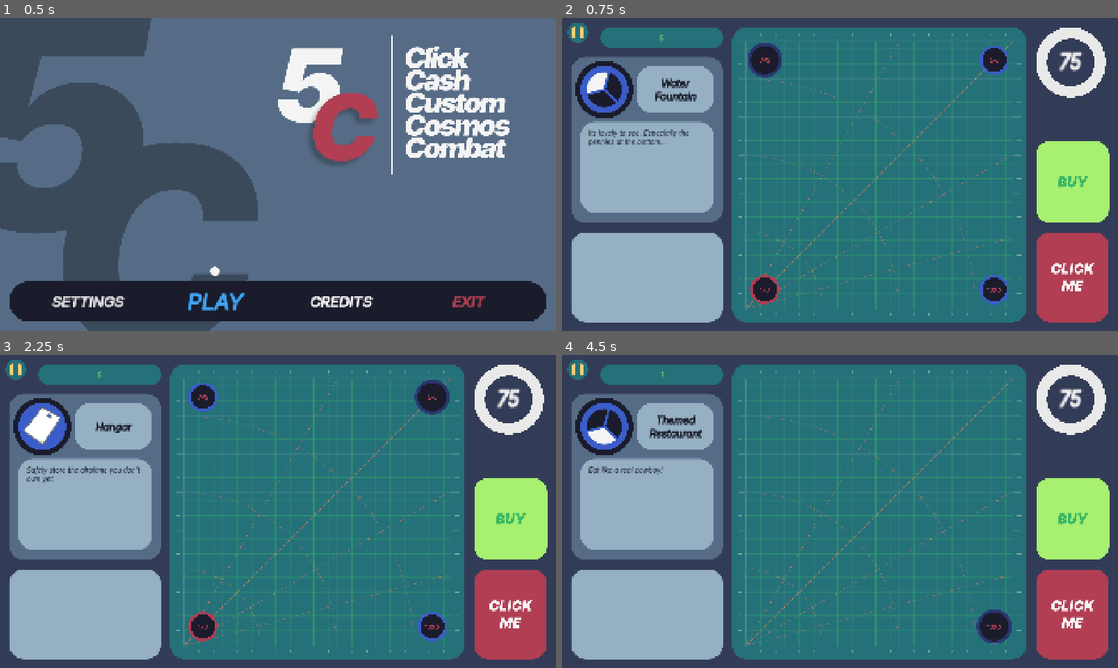
Above: before the commit, frames 1-4 (two rows, left to right).
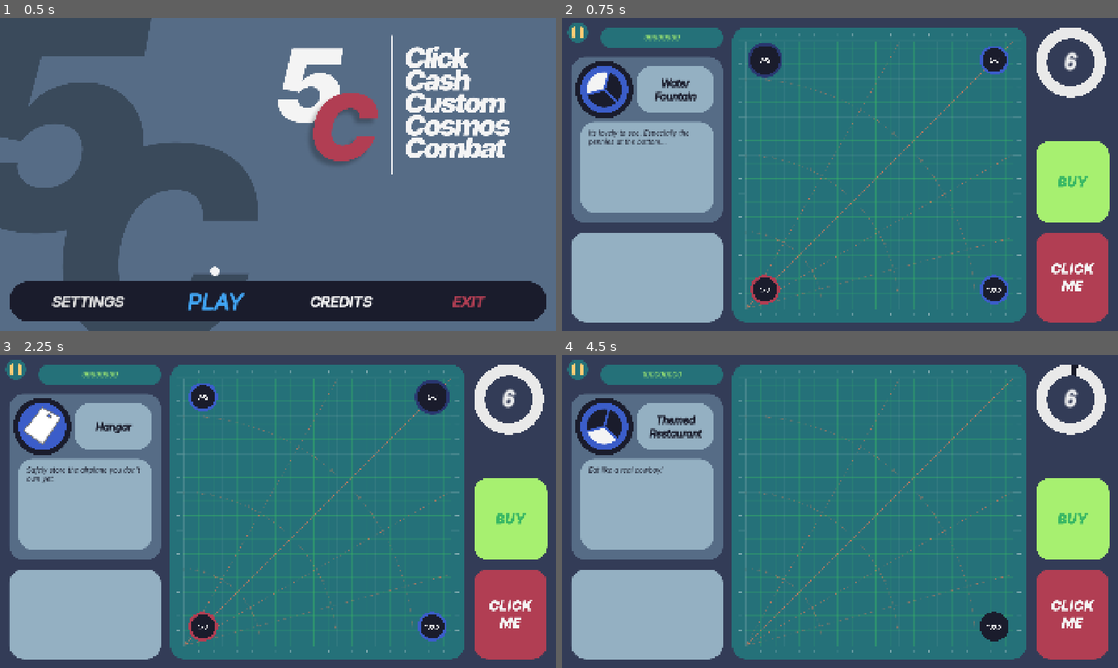
Above: after the commit, the same moments.

Repository: WierdPotato/MKG-pitch
Game: Godot game, scene res://Prototypes/Menus/Main Menu/Main menu.tscn
Two runs of this game, one before a commit and one after it. Both use one fixed random seed, a clock stepped at 60 frames per second and the inputs below. Video files are missing from this copy of the repository; at most half a second of black plays in their place.
Inputs (mouse positions are in pixels of both pictures, inside the frame that each line leads up to):
- Up to frame 1 (0.5 s): no input
- Up to frame 2 (0.75 s): click "PLAY" at 0.5 s
- Up to frame 3 (2.25 s): click "343" at 1.25 s; click "170" at 2 s
- Up to frame 4 (4.5 s): click "170" at 2.75 s; click "138.0" at 3.5 s; click (1073, 614) at 4.25 s

Frame 1 is identical in both runs. In frame 2, 0.3% of the frame differs, in the area x 14-94%, y 5-88%; in frame 3, 0.3%; in frame 4, 0.5%, in the area x 14-94%, y 3-93%.

Commit message:
Clicker hover changed

Diff:
--- a/Prototypes/Clicker/Scenes/NewClicker/AllPerks.gd
+++ b/Prototypes/Clicker/Scenes/NewClicker/AllPerks.gd
@@ -37,9 +37,6 @@
 @onready var yellow_atlas : CompressedTexture2D = preload("res://Prototypes/Clicker/Assets/DemoUI/yellow_spritesheet_v1.png")
 @onready var red_atlas : CompressedTexture2D = preload("res://Prototypes/Clicker/Assets/DemoUI/passives_spritesheet_BW_v1.png")
 @onready var blue_atlas : CompressedTexture2D = preload("res://Prototypes/Clicker/Assets/DemoUI/blue_spritesheet_V1.1.png")
-
-@onready var ring: Sprite2D = $"../Ring"
-
 
 @onready var yellow_perk_param : Dictionary = {
 	"dictionary" = GLOBAL.yellow_perks_info.duplicate(),
@@ -148,7 +145,10 @@
 				b.get_child(0).my_y = hbox_iter
 				b.get_child(0).im_set()
 				all_buttons.append(b)
+				if iter == 1:
+					print("debug global dict: ", GLOBAL.picked_run_perks)
 				iter += 1
+
 			hbox_iter += 1
 
 
@@ -156,6 +156,7 @@
 		i.get_child(0).get_my_friends(all_buttons)
 	print("Yellow: ", yellow_count, " Red: ", red_count, " Blue: ", blue_count)
 	#new_clicker.sim_points_per_second()
+
 func recover_perks():
 	var hbox_iter = 1
 	for row in get_children():
@@ -203,6 +204,7 @@
 	starters.erase(current_button)
 	for i in starters:
 		i.hide_perk()
+		i.my_perk_dict.set("available", false)
 
 func show_perks(friends : Array) -> void:
 	for i in friends:
@@ -214,13 +216,6 @@
 		else:
 			pass
 
-func show_ring()-> void:
-	ring.visible = true
-
-func move_ring(coords) -> void:
-	var tween : Tween = get_tree().create_tween() #Creamos el tween
-	tween.tween_property(ring,"position", coords, 0.1)
-	tween.play()
 
 func details_updater()-> void:
 	if current_button:
--- a/Prototypes/Clicker/Scenes/NewClicker/NewClicker.tscn
+++ b/Prototypes/Clicker/Scenes/NewClicker/NewClicker.tscn
@@ -13,7 +13,6 @@
 [ext_resource type="Texture2D" uid="uid://5ob6a38si7v2" path="res://Prototypes/Clicker/Assets/Overhaul/buy btn.png" id="10_iv6rg"]
 [ext_resource type="Script" uid="uid://cm1yhytj42e7m" path="res://Prototypes/Clicker/Scenes/NewClicker/points_manager.gd" id="11_3q3cn"]
 [ext_resource type="Texture2D" uid="uid://cer4tlggh4t34" path="res://Prototypes/Clicker/Assets/DemoUI/yellow_spritesheet_v1.png" id="11_qvw6y"]
-[ext_resource type="Texture2D" uid="uid://boo8vel51qop6" path="res://Prototypes/Clicker/Assets/Overhaul/test botones spritesheet V1.png" id="12_iv6rg"]
 [ext_resource type="Texture2D" uid="uid://cyv8vh4b4v4ik" path="res://Prototypes/Clicker/Assets/Overhaul/reference.png" id="13_7uajt"]
 [ext_resource type="PackedScene" uid="uid://bpeyqs2poxgkh" path="res://Prototypes/Menus/PauseMenu/pause_menu.tscn" id="16_qvw6y"]
 
@@ -24,10 +23,6 @@
 [sub_resource type="AtlasTexture" id="AtlasTexture_8xno3"]
 atlas = ExtResource("11_qvw6y")
 region = Rect2(0, 0, 160, 160)
-
-[sub_resource type="AtlasTexture" id="AtlasTexture_3q3cn"]
-atlas = ExtResource("12_iv6rg")
-region = Rect2(300, 0, 100, 100)
 
 [node name="NewClicker" type="Control" unique_id=876232663]
 layout_mode = 3
@@ -37,7 +32,7 @@
 grow_horizontal = 2
 grow_vertical = 2
 script = ExtResource("1_6ekff")
-clicker_minutes = 1.25
+clicker_minutes = 0.1
 prep_menu = ExtResource("2_3q3cn")
 
 [node name="Background" type="Sprite2D" parent="." unique_id=1617760963]
@@ -106,6 +101,7 @@
 
 [node name="PointsManager" type="Node" parent="." unique_id=1181534600]
 script = ExtResource("11_3q3cn")
+cheat = true
 
 [node name="Clicker" type="TextureButton" parent="PointsManager" unique_id=267823673]
 offset_left = 1636.0
@@ -200,11 +196,6 @@
 texture = ExtResource("13_7uajt")
 centered = false
 metadata/_edit_lock_ = true
-
-[node name="Ring" type="Sprite2D" parent="." unique_id=1980673611]
-visible = false
-scale = Vector2(1.2, 1.2)
-texture = SubResource("AtlasTexture_3q3cn")
 
 [node name="PauseMenu" parent="." unique_id=131753112 instance=ExtResource("16_qvw6y")]
 visible = false
--- a/Prototypes/Clicker/Scenes/NewClicker/clicker_perks_template.tscn
+++ b/Prototypes/Clicker/Scenes/NewClicker/clicker_perks_template.tscn
@@ -6,6 +6,7 @@
 [ext_resource type="Script" uid="uid://skmbgy5bal6y" path="res://Prototypes/Clicker/Scenes/NewClicker/perk_button_setup.gd" id="4_y4ui1"]
 [ext_resource type="Texture2D" uid="uid://cer4tlggh4t34" path="res://Prototypes/Clicker/Assets/DemoUI/yellow_spritesheet_v1.png" id="5_y03f4"]
 [ext_resource type="FontFile" uid="uid://1x7lyo6xmmfn" path="res://Prototypes/Clicker/Assets/DemoUI/Fonts/Inter-Italic-VariableFont_opsz,wght.ttf" id="6_0e8al"]
+[ext_resource type="Texture2D" uid="uid://boo8vel51qop6" path="res://Prototypes/Clicker/Assets/Overhaul/test botones spritesheet V1.png" id="7_vhsxs"]
 
 [sub_resource type="AtlasTexture" id="AtlasTexture_eekm3"]
 resource_local_to_scene = true
@@ -22,7 +23,12 @@
 atlas = ExtResource("5_y03f4")
 region = Rect2(0, 0, 160, 160)
 
+[sub_resource type="AtlasTexture" id="AtlasTexture_l7r7h"]
+atlas = ExtResource("7_vhsxs")
+region = Rect2(300, 0, 100, 100)
+
 [node name="Perk1" type="TextureButton" unique_id=1697736367]
+z_index = 1
 anchors_preset = -1
 anchor_left = -0.026
 anchor_top = -0.046000004
@@ -67,11 +73,17 @@
 horizontal_alignment = 1
 vertical_alignment = 1
 
-[node name="Marker2D" type="Marker2D" parent="." unique_id=1741756233]
-position = Vector2(200, 200)
+[node name="Ring" type="Sprite2D" parent="." unique_id=235444775]
+visible = false
+z_index = -1
+position = Vector2(200.00003, 200)
+scale = Vector2(3.5, 3.5)
+texture = SubResource("AtlasTexture_l7r7h")
 
 [connection signal="focus_entered" from="." to="." method="_on_focus_entered"]
+[connection signal="focus_exited" from="." to="." method="_on_focus_exited"]
 [connection signal="mouse_entered" from="." to="." method="_on_mouse_entered"]
+[connection signal="mouse_exited" from="." to="." method="_on_mouse_exited"]
 [connection signal="perk_available" from="." to="." method="_on_perk_available"]
 [connection signal="perk_bought" from="." to="." method="_on_perk_bought"]
 [connection signal="all_set" from="SetUp" to="." method="_on_set_up_all_set"]
--- a/Prototypes/Clicker/Scenes/NewClicker/new_clicker.gd
+++ b/Prototypes/Clicker/Scenes/NewClicker/new_clicker.gd
@@ -17,6 +17,7 @@
 
 # Called when the node enters the scene tree for the first time.
 func _ready() -> void:
+	print("Clicker in")
 	game_started = false
 	time_stopped = false
 
--- a/Prototypes/Clicker/Scenes/NewClicker/perk_button.gd
+++ b/Prototypes/Clicker/Scenes/NewClicker/perk_button.gd
@@ -14,7 +14,8 @@
 @onready var red_price_color : Color = Color(0.691, 0.247, 0.327, 1.0)
 
 @onready var icon: Sprite2D = $Icon
-@onready var marker_2d: Marker2D = $Marker2D
+@onready var ring: Sprite2D = $Ring
+
 
 var points_input : float
 
@@ -36,8 +37,6 @@
 
 var im_bought : bool
 var im_ready_to_buy : bool
-
-
 
 # Called when the node enters the scene tree for the first time.
 func _ready() -> void:
@@ -60,15 +59,19 @@
 	texture_normal.region = normal_region #Cambiar aquí si está pequeño o grande
 	im_set = true
 
+	if my_perk_dict.get("available") == true:
+		print("estoy ready: ", self)
+
 	if my_perk_dict.get("bought") == true:
-		#print("Check bought: ", my_perk_dict)
 		_on_perk_bought()
 		unhide()
+
 	if im_bought:
 		icon.visible = true
 
 	if GLOBAL.last_focused_perk == my_global_id:
 		grab_focus()
+
 
 func _on_perk_bought() -> void:
 	im_bought = true
@@ -84,6 +87,7 @@
 		GLOBAL.total_red += my_perk_dict.get("value")
 	else:
 		manage_blue_perks()
+	GLOBAL.picked_run_perks.get(my_global_id)
 
 func manage_blue_perks()-> void:
 	var my_subtype = my_perk_dict.get("subtype")
@@ -109,6 +113,7 @@
 	adapt_price()
 	disabled = false
 	price_tag.text = str(my_perk_dict.get("price"))
+	my_perk_dict.set("available", true)
 	price_tag.visible = true
 	im_ready_to_buy = true
 	unhide()
@@ -159,12 +164,24 @@
 	all_perks.current_button = self
 
 func _on_focus_entered() -> void:
-	all_perks.show_ring()
-	all_perks.move_ring(marker_2d.global_position)
+	ring_tweener(Vector2(4.8, 4.8), false)
+
+func _on_focus_exited() -> void:
+	ring_tweener(Vector2(3.5, 3.5), true)
 
 func _on_mouse_entered() -> void:
-	all_perks.show_ring()
-	all_perks.move_ring(marker_2d.global_position)
+	ring_tweener(Vector2(4.8, 4.8), false)
+
+func _on_mouse_exited() -> void:
+	ring_tweener(Vector2(3.5, 3.5), true)
+
+func ring_tweener(final_scale : Vector2, hide_ring : bool)->void:
+	ring.visible = true
+	var tween : Tween = get_tree().create_tween()
+	tween.tween_property(ring, "scale", final_scale, 0.1)
+	if hide_ring:
+		await tween.finished
+		ring.visible = false
 
 # Called every frame. 'delta' is the elapsed time since the previous frame.
 func _process(_delta: float) -> void:
--- a/Prototypes/Clicker/Scenes/NewClicker/points_manager.gd
+++ b/Prototypes/Clicker/Scenes/NewClicker/points_manager.gd
@@ -39,7 +39,6 @@
 	all_perks.current_button.grab_focus()
 	hide_unchosen.emit()
 	autopoints_timer.start(autopoints_cd)
-	print(autopoints_timer.wait_time)
 
 func _on_clicker_pressed() -> void:
 	manage_click()
--- a/Prototypes/Clicker/Scenes/NewClicker/timer_engine.gd
+++ b/Prototypes/Clicker/Scenes/NewClicker/timer_engine.gd
@@ -21,8 +21,8 @@
 		time_debuff = 15
 	elif GLOBAL.current_step == 3:
 		time_debuff = 30
-	clicker_timer.wait_time = time - time_debuff
-	timer_progress_donut.max_value = time - time_debuff
+	clicker_timer.wait_time = time #añadir "- time_debuff"
+	timer_progress_donut.max_value = time #añadir "- time_debuff"
 	clicker_timer.start()
 	clicker_timer.paused = true
 
--- a/Prototypes/Clicker/Scenes/clicker_m_scene.tscn
+++ b/Prototypes/Clicker/Scenes/clicker_m_scene.tscn
@@ -242,6 +242,7 @@
 offset_right = 40.0
 offset_bottom = 40.0
 script = ExtResource("1_a80n7")
+cheat = true
 prep_menu = ExtResource("2_t2f2w")
 clicker_minutes = 0.75
 metadata/_edit_lock_ = true
--- a/Prototypes/Shmup/Enemies/Duende Verde/duende_verde.gd
+++ b/Prototypes/Shmup/Enemies/Duende Verde/duende_verde.gd
@@ -10,7 +10,7 @@
 
 @onready var sprite_2d: Sprite2D = $Sprite2D
 @onready var explosion: AnimatedSprite2D = $Explosion
-@onready var collision_shape_2d: CollisionShape2D = $Area2D/CollisionShape2D
+@onready var collision_shape_2d: CollisionPolygon2D = $Area2D/CollisionShape2D
 
 @onready var ignore_clamps : bool = true
 
--- a/Prototypes/Shmup/FightLevel/border_feedback.gd
+++ b/Prototypes/Shmup/FightLevel/border_feedback.gd
@@ -12,11 +12,11 @@
 
 func set_color(step : String) -> void:
 	if step == "starting":
-		visible = true
+		#visible = true
 		self_modulate = reload_start_color
 	elif step == "reloading":
 		self.self_modulate = reloading_color
 	elif step == "reloaded":
 		self.self_modulate = reloaded_color
 		await get_tree().create_timer(0.5).timeout
-		visible = false
+		#visible = false
--- a/Prototypes/Shmup/FightLevel/enemies_engine.gd
+++ b/Prototypes/Shmup/FightLevel/enemies_engine.gd
@@ -27,7 +27,7 @@
 # Called when the node enters the scene tree for the first time.
 func _ready() -> void:
 	await get_tree().create_timer(2).timeout
-	#saeta_spawn_timer.start(randf_range(1.5, 2))
+	saeta_spawn_timer.start(randf_range(1.5, 2))
 	duende_spawn_timer.start(randf_range(1.5, 2))
 	chonky_spawn_timer.start(randf_range(8, 10))
 
--- a/Prototypes/Shmup/FightLevel/fight_level.gd
+++ b/Prototypes/Shmup/FightLevel/fight_level.gd
@@ -45,8 +45,8 @@
 	hp_diff.max_value = progress_bar.max_value
 	player_instance.get_child(1).reload_machine = reload_machine
 
-	$EnemiesEngine/ButanoBoss.player = player_instance
-	$EnemiesEngine/ButanoBoss.activate_systems()
+	#$EnemiesEngine/ButanoBoss.player = player_instance
+	#$EnemiesEngine/ButanoBoss.activate_systems()
 
 
 func _on_hp_value_changed(value: float) -> void:
--- a/Prototypes/Shmup/FightLevel/fight_level.tscn
+++ b/Prototypes/Shmup/FightLevel/fight_level.tscn
@@ -6,7 +6,6 @@
 [ext_resource type="Texture2D" uid="uid://d1ejdwiwfp0op" path="res://Prototypes/Shmup/Assets/Demo/PlayScreen/normal BG para tilear.png" id="5_dfv4o"]
 [ext_resource type="Script" uid="uid://bjomhrl4wapws" path="res://Prototypes/Shmup/FightLevel/enemies_engine.gd" id="5_u6in1"]
 [ext_resource type="Texture2D" uid="uid://bhdwhm84kkjg1" path="res://Prototypes/Shmup/Assets/Demo/PlayScreen/marco borde blanco para tint.png" id="6_dfv4o"]
-[ext_resource type="PackedScene" uid="uid://cml14pxkaqu1g" path="res://Prototypes/Shmup/Enemies/ButanoBoss/butano_boss.tscn" id="6_mbgic"]
 [ext_resource type="Script" uid="uid://cvkndk7b2v4hj" path="res://Prototypes/Shmup/FightLevel/border_feedback.gd" id="7_we8h7"]
 [ext_resource type="Script" uid="uid://dxl4i2hrptd6k" path="res://Prototypes/Shmup/FightLevel/reload_machine.gd" id="9_dfv4o"]
 [ext_resource type="Texture2D" uid="uid://dtgf63koqghse" path="res://Prototypes/Shmup/Assets/Demo/PlayScreen/Reload/reload bg.png" id="9_up5ui"]
@@ -69,7 +68,7 @@
 [node name="Level" type="Node2D" parent="." unique_id=2085977771 groups=["Level"]]
 script = ExtResource("1_cn8b7")
 player = ExtResource("2_jf8sv")
-points_goal = 2
+points_goal = 1
 clicker_scene = ExtResource("4_u6in1")
 
 [node name="PlayerSpawn" type="Marker2D" parent="Level" unique_id=1009700412]
@@ -77,7 +76,7 @@
 
 [node name="EnemiesEngine" type="Node" parent="Level" unique_id=179190672]
 script = ExtResource("5_u6in1")
-max_chonky = 0
+max_duendes = -1
 
 [node name="Enemies" type="Node" parent="Level/EnemiesEngine" unique_id=598574663]
 
@@ -147,9 +146,6 @@
 [node name="PathFollow2D" type="PathFollow2D" parent="Level/EnemiesEngine/SpawnPoints" unique_id=24719938]
 position = Vector2(1166.4064, 2.893324)
 rotation = 1.5827985
-
-[node name="ButanoBoss" parent="Level/EnemiesEngine" unique_id=1654836878 instance=ExtResource("6_mbgic")]
-position = Vector2(1, 0)
 
 [node name="Background" type="Node2D" parent="Level" unique_id=178112183]
 metadata/_edit_lock_ = true
